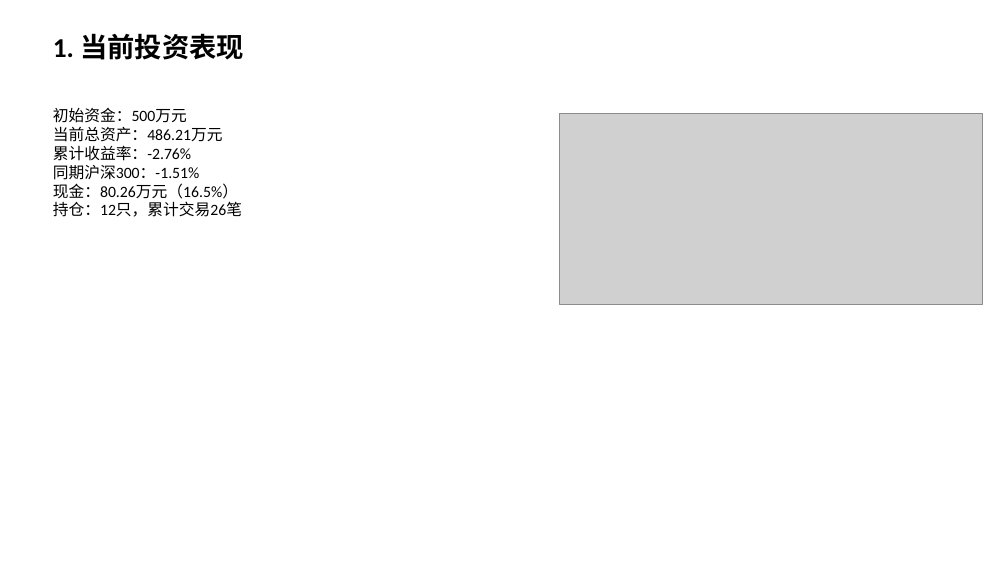
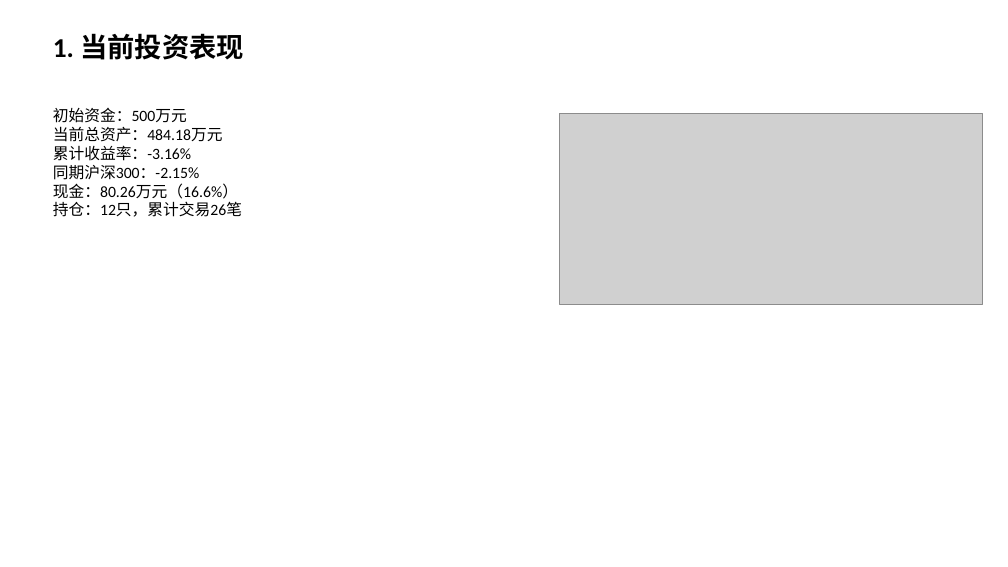
Before and after one commit to Albertdev12/pbl-workflow, a slide deck: slide 2 of outputs/12_中期路演.pptx. Drawn at 1008x567 pixels with LibreOffice and Linux fonts; fonts in the diff are those of the drawing; grey boxes stand for pictures. Boxes give left, top, right and bottom in pixels: in the first picture for what was removed or moved away, otherwise in the second. Text is boxed around its words. In the diff, an @@ line names an element or a change of style, - is before the commit and + after.

```diff
--- a/outputs/12_中期路演.pptx
+++ b/outputs/12_中期路演.pptx
@@ text at (x1=53, y1=126, x2=238, y2=202): text changed @@
-当前总资产：486.21万元
-累计收益率：-2.76%
-同期沪深300：-1.51%
-现金：80.26万元（16.5%）
+当前总资产：484.18万元
+累计收益率：-3.16%
+同期沪深300：-2.15%
+现金：80.26万元（16.6%）
```
Also in this commit, not shown: 2 other slides changed, 53 other files.
